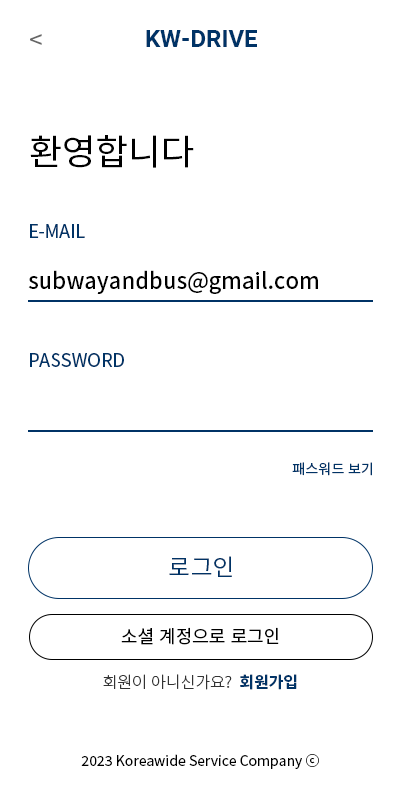
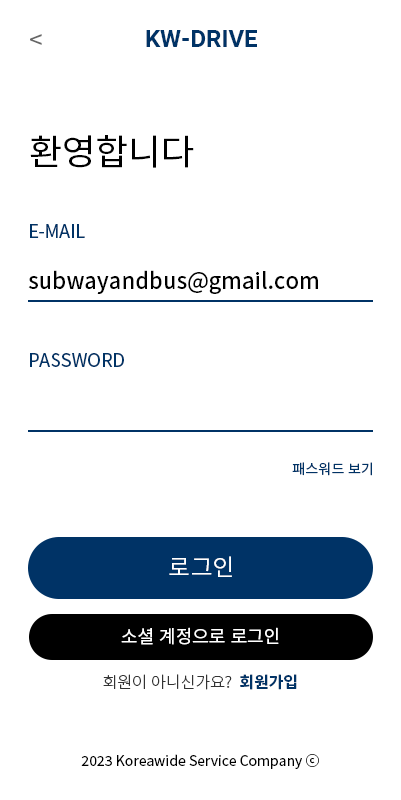
Layer changes from the first (401, 800) image to the second:
painted on "소셜 계정으로 로그인" over (121, 627, 279, 645)
painted on "모서리가 둥근 직사각형 2" over (30, 615, 372, 659)
painted on "로그인" over (169, 556, 232, 577)
painted on "모서리가 둥근 직사각형 1" over (29, 538, 372, 598)
